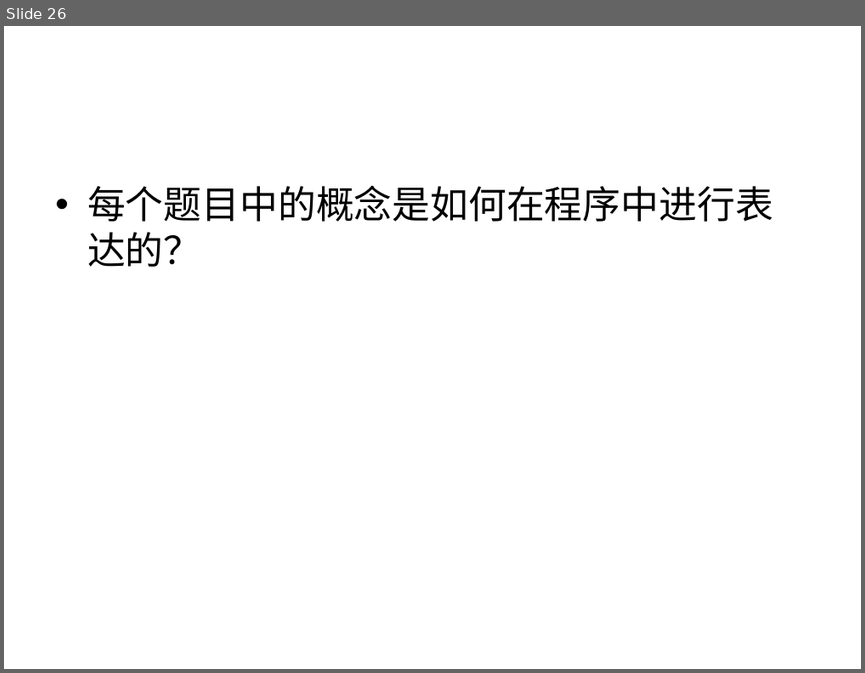
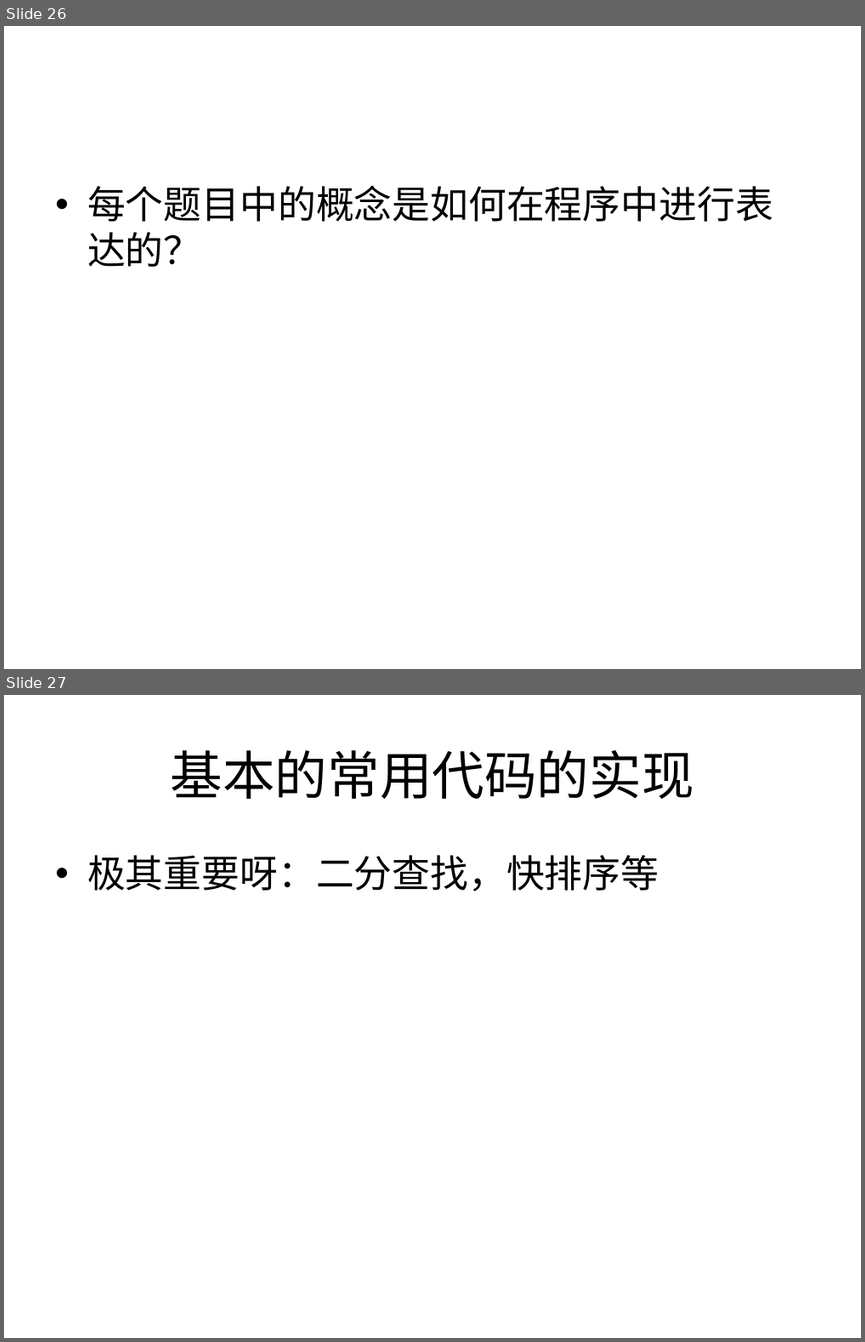
Before and after one commit to houjingbiao/leetcode, a slide deck: solutions/00conclusion.ppt. Shown one above the other, each under a label of ours: slide 26 before the commit, slides 26 and 27 after it. The pictures are 865x673 and 865x1342 pixels, drawn with LibreOffice and Linux fonts; fonts in the diff are those of the drawing. Boxes give left, top, right and bottom in pixels: in the first picture for what was removed or moved away, otherwise in the second. Text is boxed around its words. In the diff, an @@ line names an element or a change of style, - is before the commit and + after.

Commit message:
-update 00conclusion.ppt

```diff
--- a/solutions/00conclusion.ppt
+++ b/solutions/00conclusion.ppt
@@ slide 27 added at <box>4,695,861,1338</box>, background #FFFFFF @@
@@ title added at <box>171,750,694,799</box>, 44 pt, text #000000 @@
+基本的常用代码的实现
@@ text added at <box>87,855,658,891</box>, 32 pt, text #000000 @@
+• 极其重要呀：二分查找，快排序等
```
